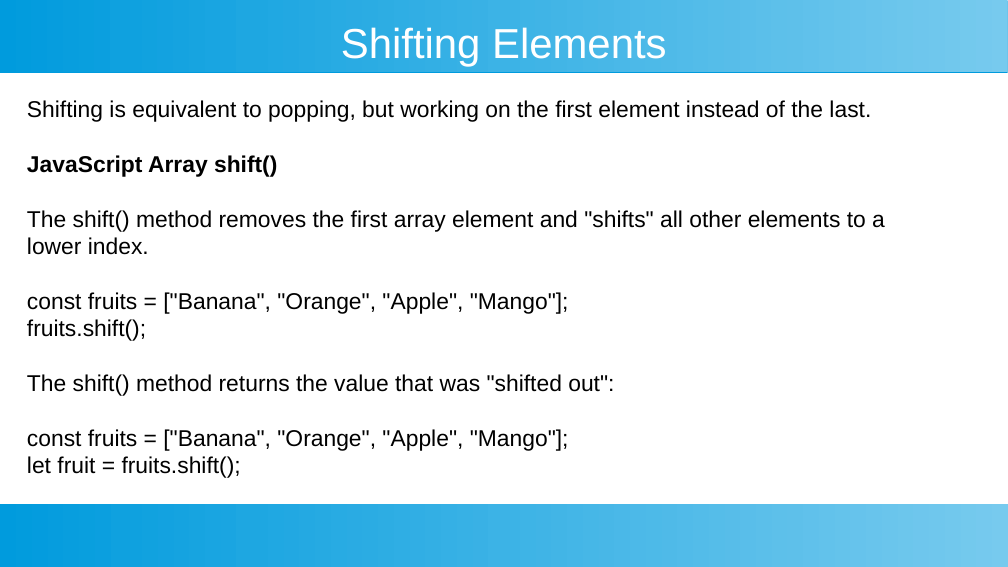
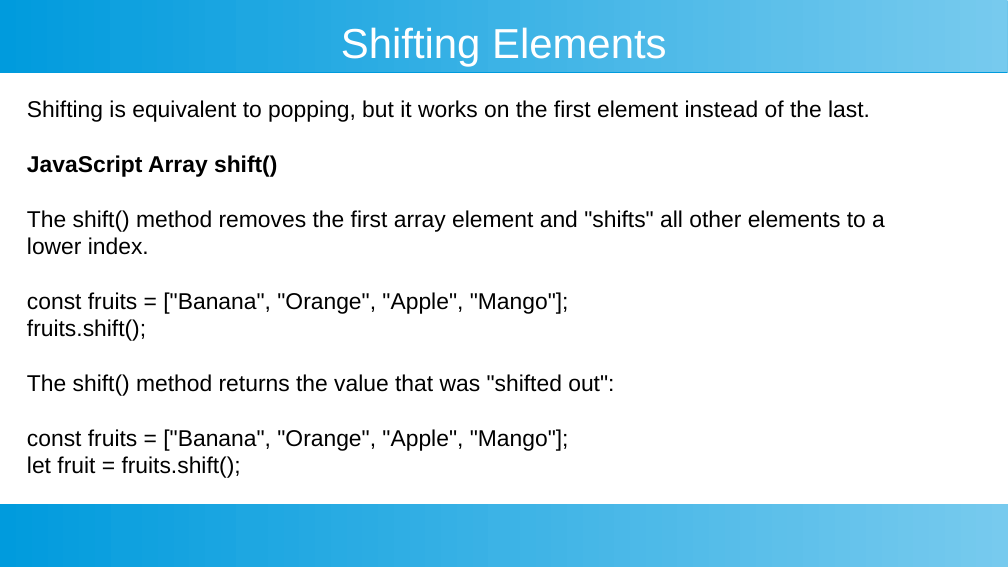
Before and after one commit to ashishjain1547/public_lessons_in_javascript, a slide deck: slide 7 of 7_Arrays in Detail/2 - array methods.odp. Drawn at 1008x567 pixels with LibreOffice and Linux fonts; fonts in the diff are those of the drawing. Boxes give left, top, right and bottom in pixels: in the first picture for what was removed or moved away, otherwise in the second. Text is boxed around its words. In the diff, an @@ line names an element or a change of style, - is before the commit and + after.

```diff
--- a/7_Arrays in Detail/2 - array methods.odp
+++ b/7_Arrays in Detail/2 - array methods.odp
@@ text at (27, 100, 870, 122): text changed @@
-Shifting is equivalent to popping, but working on the first element instead of the last.
+Shifting is equivalent to popping, but it works on the first element instead of the last.
```
Also in this commit, not shown: 5 other slides changed, 18 other files.
